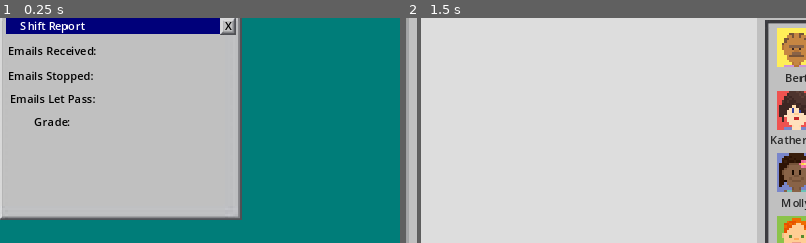
Above: before the commit, frames 1-2 (left to right).
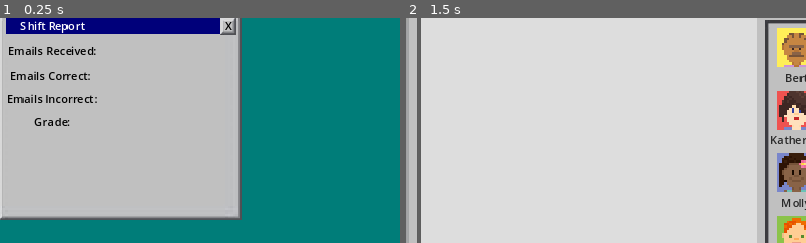
Above: after the commit, the same moments.

Repository: SeanGreeley/2025-Chillennium-Drury
Game: Godot game, scene res://scenes/ShiftReport.tscn
Two runs of this game, one before a commit and one after it. Both use one fixed random seed, a clock stepped at 60 frames per second and the inputs below. The project has no main scene, so this scene is started directly.
Inputs:
- Up to frame 1 (0.25 s): no input
- Up to frame 2 (1.5 s): click "Start" at 0.5 s; click "Start" at 1.25 s
The pictures show only the part of the screen within x 35-85%, y 24-74%; the shares and areas given below are measured in that part.

The runs differ from the first frame. In frame 1, 0.9% of the frame differs, in the area x 2-25%, y 23-38%; in frame 2, nothing differs.

Commit message:
shift report update

Diff:
--- a/scenes/ShiftReport.tscn
+++ b/scenes/ShiftReport.tscn
@@ -110,7 +110,7 @@
 offset_top = 80.0
 offset_right = 152.0
 offset_bottom = 103.0
-text = "Emails Stopped: "
+text = "Emails Correct: "
 horizontal_alignment = 1
 
 [node name="Emails let pass" type="Label" parent="Panel"]
@@ -119,7 +119,7 @@
 offset_top = 113.0
 offset_right = 152.0
 offset_bottom = 136.0
-text = "Emails Let Pass:"
+text = "Emails Incorrect:"
 horizontal_alignment = 1
 
 [node name="Grade" type="Label" parent="Panel"]
--- a/scripts/panel.gd
+++ b/scripts/panel.gd
@@ -16,7 +16,7 @@
 		timer = timerReset
 		if labelNext == 0:
 			labelNext += 1
-			Received.text = Received.text + ' ' + str((Global.correctEmails + Global.incorrectEmails))
+			Received.text = Received.text + ' ' + str((Global.gottenemails))
 		elif labelNext == 1:
 			labelNext += 1
 			Stoped.text = Stoped.text + ' ' + str(Global.correctEmails)
